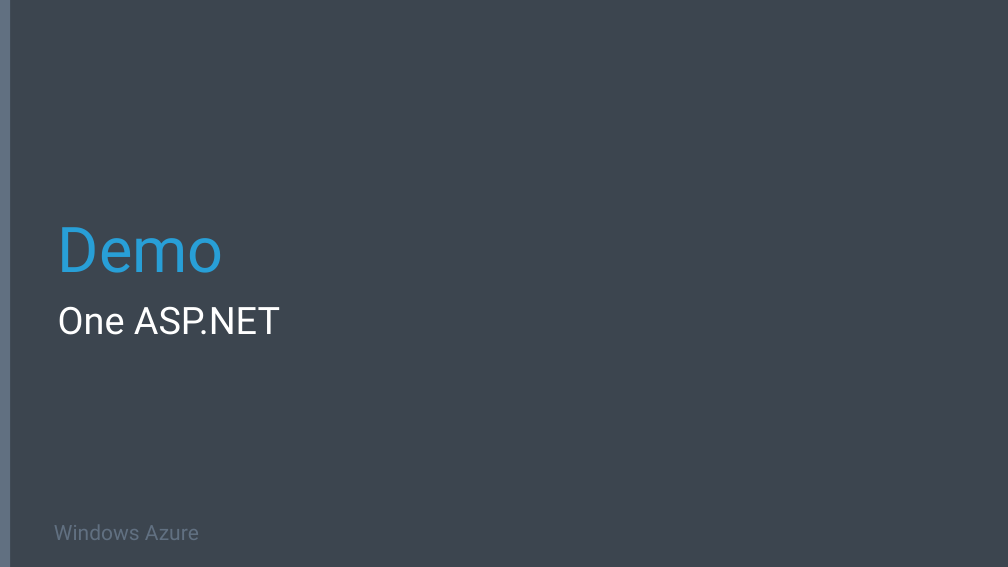
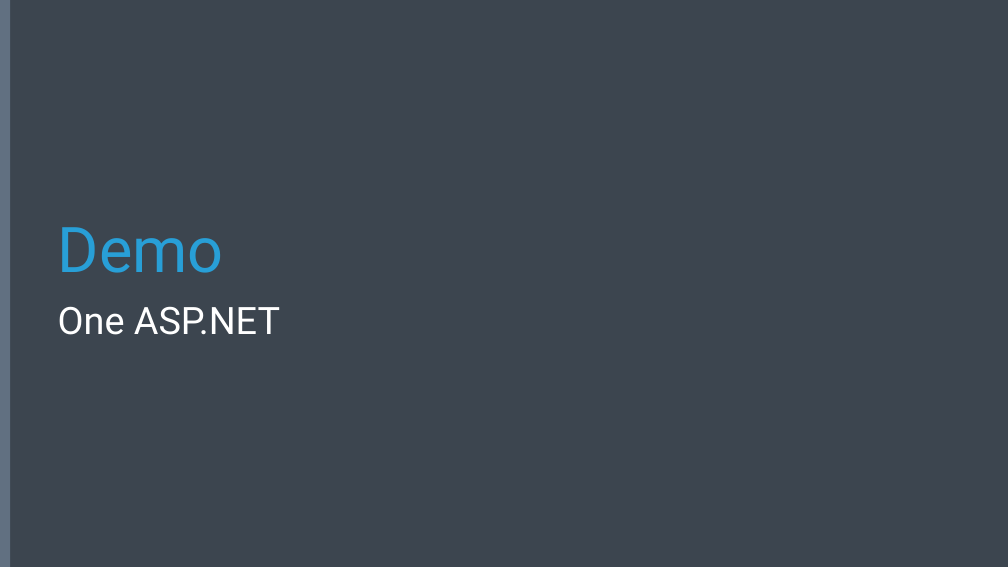
Before and after one commit to Microsoft-Web/DECK-ASPNET-and-VS-Web-Tooling, a slide deck: slide 10 of 2-ASPNET-and-VS-Web-Tooling.pptx (slide 6 before the commit). Drawn at 1008x567 pixels with LibreOffice and Linux fonts; fonts in the diff are those of the drawing; background and template pictures are left out. Boxes give left, top, right and bottom in pixels: in the first picture for what was removed or moved away, otherwise in the second. Text is boxed around its words. In the diff, an @@ line names an element or a change of style, - is before the commit and + after.

```diff
--- a/2-ASPNET-and-VS-Web-Tooling.pptx
+++ b/2-ASPNET-and-VS-Web-Tooling.pptx
@@ text removed at bbox=[54, 525, 199, 540] @@
-Windows Azure
```
Also in this commit, not shown: 4 other slides changed, 14 slides added, 13 slides removed.
